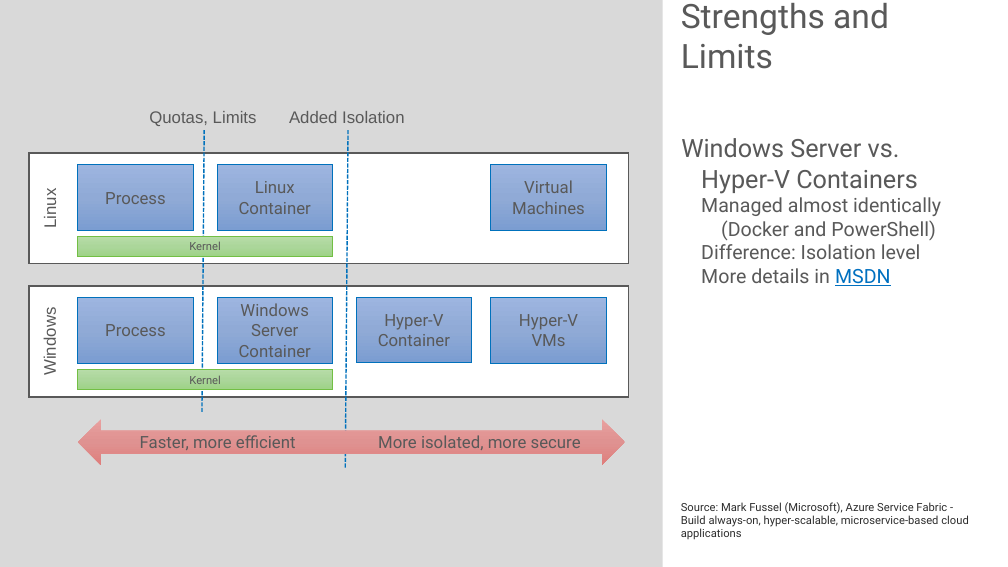
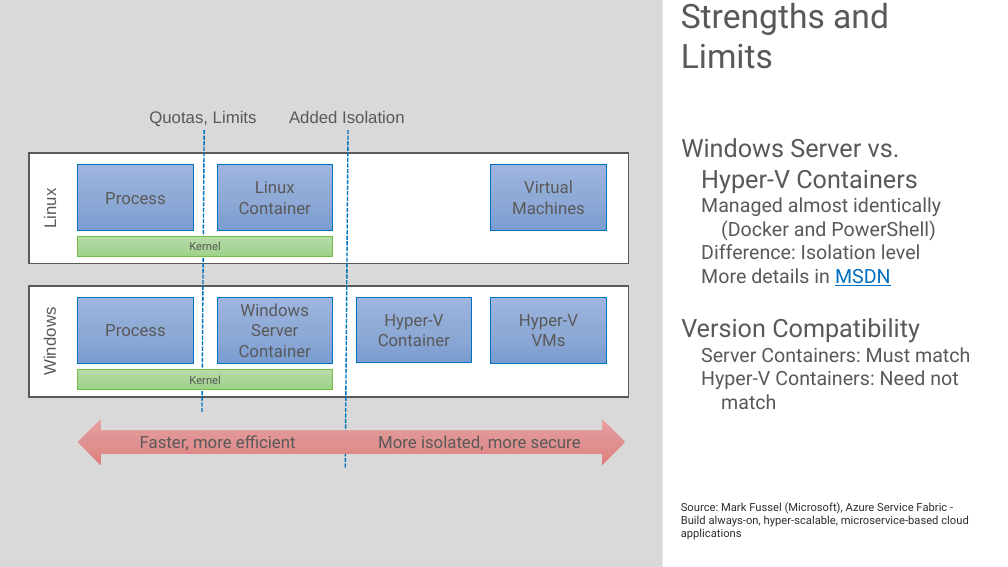
Before and after one commit to rstropek/DockerVS2015Intro, a slide deck: slide 9 of slides/Containers-Microsoft-Universe.pptx. Drawn at 1008x567 pixels with LibreOffice and Linux fonts; fonts in the diff are those of the drawing. Boxes give left, top, right and bottom in pixels: in the first picture for what was removed or moved away, otherwise in the second. Text is boxed around its words. In the diff, an @@ line names an element or a change of style, - is before the commit and + after.

```diff
--- a/slides/Containers-Microsoft-Universe.pptx
+++ b/slides/Containers-Microsoft-Universe.pptx
@@ text at box(681, 318, 970, 409): paragraphs added @@
+Version Compatibility
+  Server Containers: Must match
+  Hyper-V Containers: Need not match
```
Also in this commit, not shown: 5 other slides changed, 1 slide added, 1 other file.
